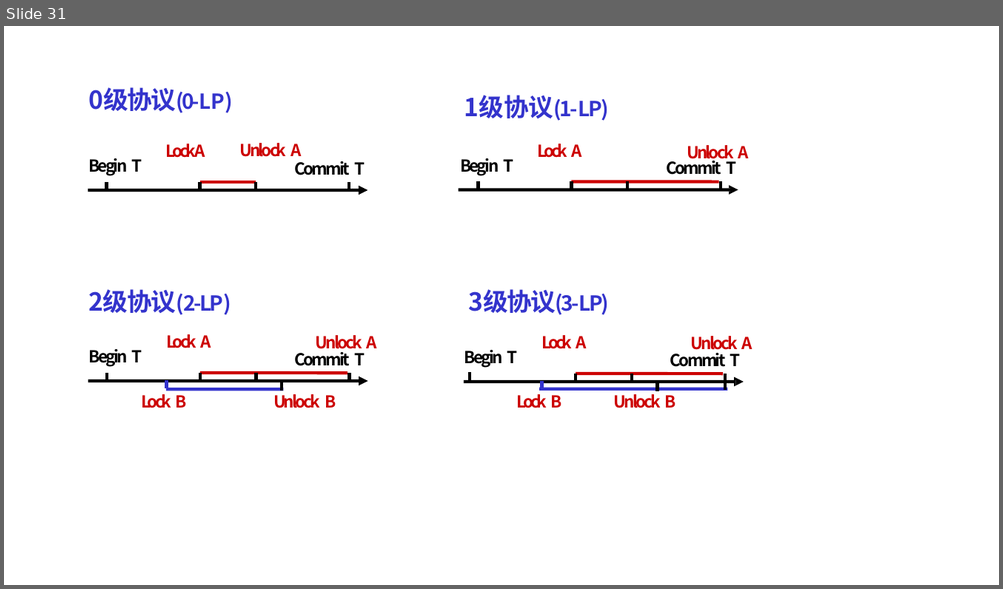
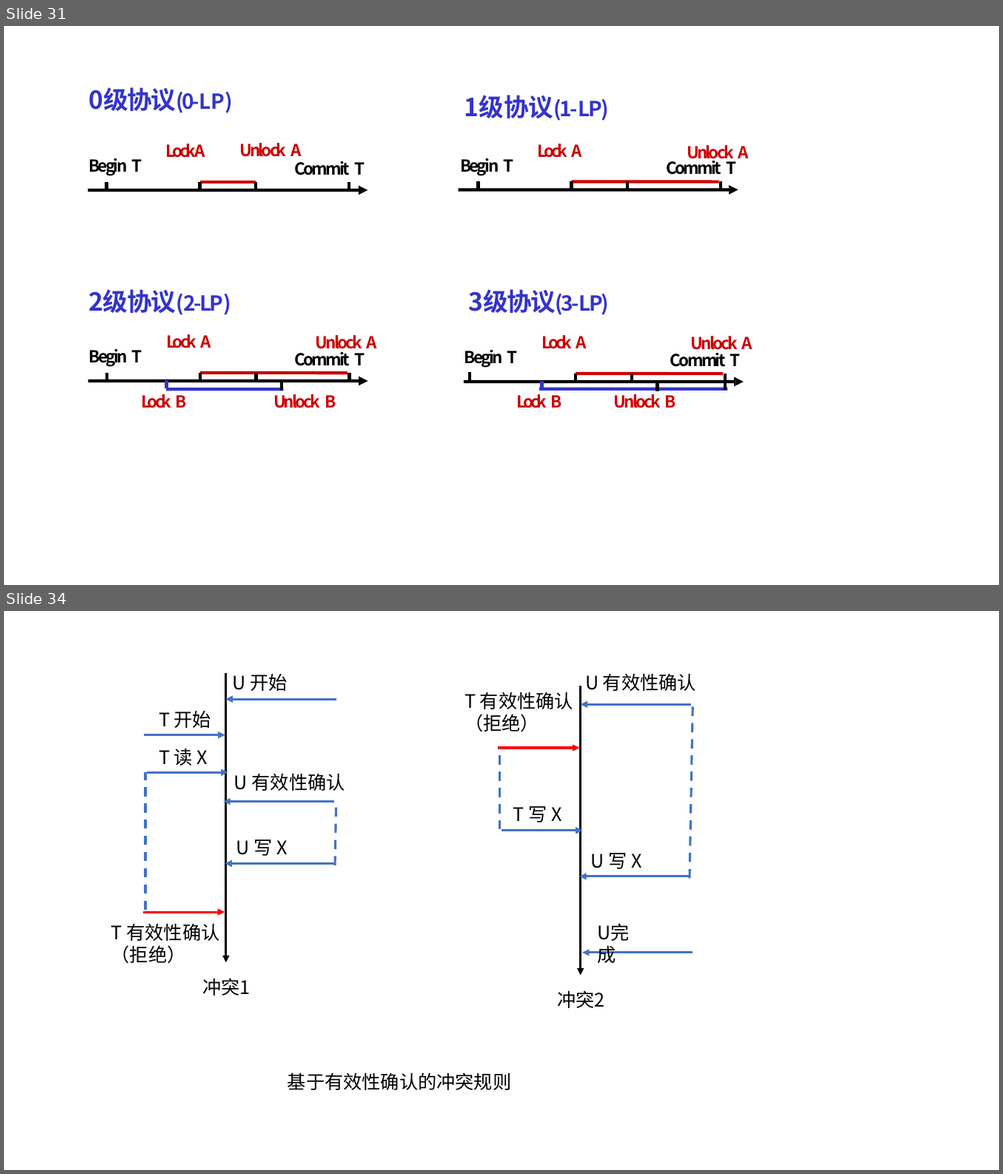
Before and after one commit to guofei9987/a, a slide deck: computer/database/database.pptx. Shown one above the other, each under a label of ours: slide 31 before the commit, slides 31 and 34 after it; the slides between them are not shown. The pictures are 1003x589 and 1003x1174 pixels, drawn with LibreOffice and Linux fonts; fonts in the diff are those of the drawing. Boxes give left, top, right and bottom in pixels: in the first picture for what was removed or moved away, otherwise in the second. Text is boxed around its words. In the diff, an @@ line names an element or a change of style, - is before the commit and + after.

```diff
--- a/computer/database/database.pptx
+++ b/computer/database/database.pptx
@@ slide 34 added at [4,611,999,1170], background #FFFFFF @@
@@ group added at [111,673,345,996]: 7 texts, 7 arrows, 2 lines @@
+T 有效性确认
+（拒绝）
+T 开始
+U 开始
+U 有效性确认
+T 读 X
+冲突1
+U 写 X
@@ group added at [464,673,696,1008]: 6 arrows, 6 texts, 2 lines @@
+T 有效性确认
+（拒绝）
+U 有效性确认
+T 写 X
+冲突2
+U 写 X
+U完成
@@ text added at [287,1073,511,1091], 18 pt, text #000000 @@
+基于有效性确认的冲突规则
```
Also in this commit, not shown: 1 slide changed, 5 other slides added, 5 other files.
